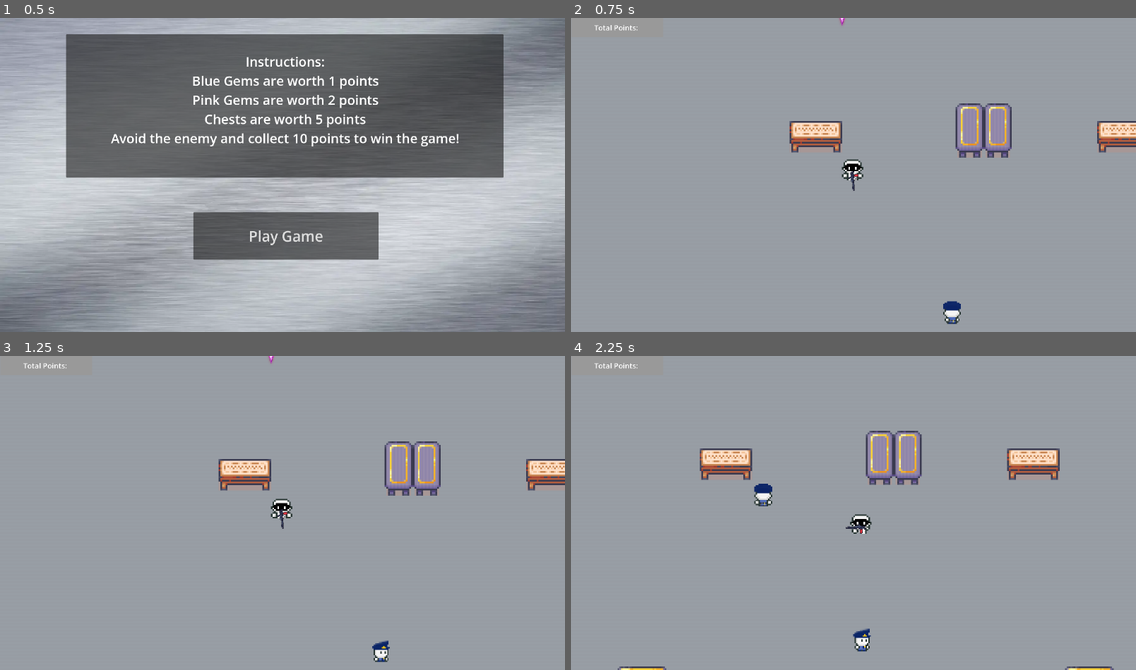
Above: before the commit, frames 1-4 (two rows, left to right).
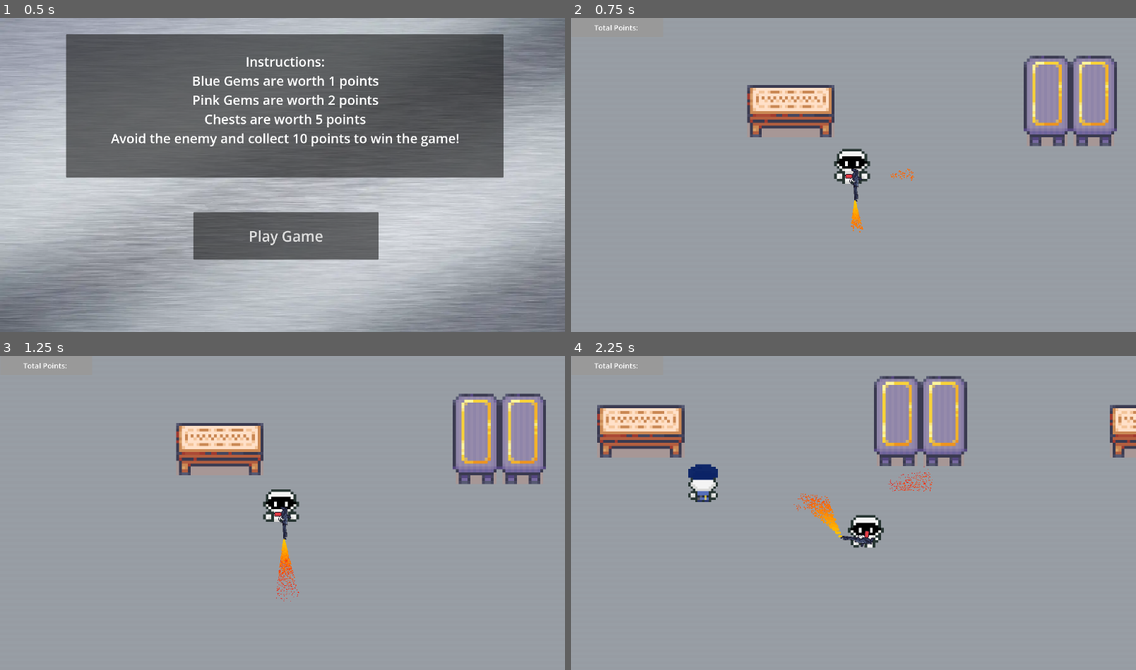
Above: after the commit, the same moments.

Repository: avahajr/heisty
Game: Godot game, scene res://scenes/main_menu.tscn
Two runs of this game, one before a commit and one after it. Both use one fixed random seed, a clock stepped at 60 frames per second and the inputs below.
Inputs (mouse positions are in pixels of both pictures, inside the frame that each line leads up to):
- Up to frame 1 (0.5 s): no input
- Up to frame 2 (0.75 s): click "Play Game" at 0.5 s
- Up to frame 3 (1.25 s): no input
- Up to frame 4 (2.25 s): move the mouse to (977, 497) at 1.27 s; hold Right (ui_right) 1.28-2.03 s; move the mouse to (740, 528) at 2.02 s; hold Down (ui_down) from 2.03 s (still down)

Frame 1 is identical in both runs. In frame 2, 7.7% of the frame differs, in the area x 31-100%, y 0-98%; in frame 3, 7.8%; in frame 4, 9.8%, in the area x 4-100%, y 6-100%.

Commit message:
add flamethrower particles

Diff:
--- a/scenes/bandit.gd
+++ b/scenes/bandit.gd
@@ -1,7 +1,4 @@
 extends CharacterBody2D
-
-#const SPEED = 300.0
-#const JUMP_VELOCITY = -400.0
 
 @onready var sprite2D = $AnimatedSprite2D
 @onready var footstep = $footsteps
@@ -15,14 +12,12 @@
 	var input := Vector2(x_axis, y_axis).normalized()
 
 	var speed := 150.0
-	var previous_y = 0
-	#move player
+
 	position += input * speed * delta
 
 	if input == Vector2(1,0):
 		sprite2D.play("walk-right")
-
-
+		flamethrower.z_index = 1   # Render in front
 	elif input == Vector2(-1,0):
 		sprite2D.play("walk-left")
 		flamethrower.z_index = 1   # Render in front
--- a/scenes/bandit.tscn
+++ b/scenes/bandit.tscn
@@ -390,6 +390,14 @@
 
 [sub_resource type="CompressedTexture2D" id="CompressedTexture2D_iysfv"]
 load_path = "res://.godot/imported/flamethrower.png-f96b3057fe7eb3b8ee32918d2191f019.ctex"
+
+[sub_resource type="Curve" id="Curve_31itp"]
+_data = [Vector2(0, 1), 0.0, 0.0338064, 0, 0, Vector2(0.940656, 0.436509), 0.0, 0.0, 0, 0]
+point_count = 2
+
+[sub_resource type="Gradient" id="Gradient_ffnrm"]
+offsets = PackedFloat32Array(0.0177404, 1)
+colors = PackedColorArray(1, 0.772549, 0, 1, 1, 0.027451, 0, 1)
 
 [node name="Bandit" type="Node2D"]
 
@@ -403,7 +411,7 @@
 scale = Vector2(1.9, 1.71311)
 sprite_frames = SubResource("SpriteFrames_x5kym")
 animation = &"idle-right"
-frame_progress = 0.671202
+frame_progress = 0.491457
 
 [node name="CollisionShape2D" type="CollisionShape2D" parent="bandit"]
 visible = false
@@ -413,7 +421,7 @@
 
 [node name="Camera2D" type="Camera2D" parent="bandit"]
 visible = false
-zoom = Vector2(3, 3)
+zoom = Vector2(5, 5)
 position_smoothing_enabled = true
 
 [node name="footsteps" type="AudioStreamPlayer" parent="bandit"]
@@ -423,9 +431,21 @@
 
 [node name="flamethrower" type="Sprite2D" parent="bandit"]
 texture_filter = 1
-rotation = 3.14159
 scale = Vector2(0.446998, 0.382292)
 texture = SubResource("CompressedTexture2D_iysfv")
 centered = false
 offset = Vector2(-10, -15)
-flip_v = true
+
+[node name="fire" type="CPUParticles2D" parent="bandit/flamethrower"]
+position = Vector2(40, 2.08165e-12)
+amount = 1000
+speed_scale = 2.87
+explosiveness = 0.07
+lifetime_randomness = 0.14
+direction = Vector2(1, 2.08165e-12)
+spread = 14.13
+gravity = Vector2(2.08165e-12, 2.08165e-12)
+initial_velocity_min = 36.02
+initial_velocity_max = 104.56
+scale_amount_curve = SubResource("Curve_31itp")
+color_ramp = SubResource("Gradient_ffnrm")
Not shown: 1 places in scenes/bandit.tscn that only renumber resources
